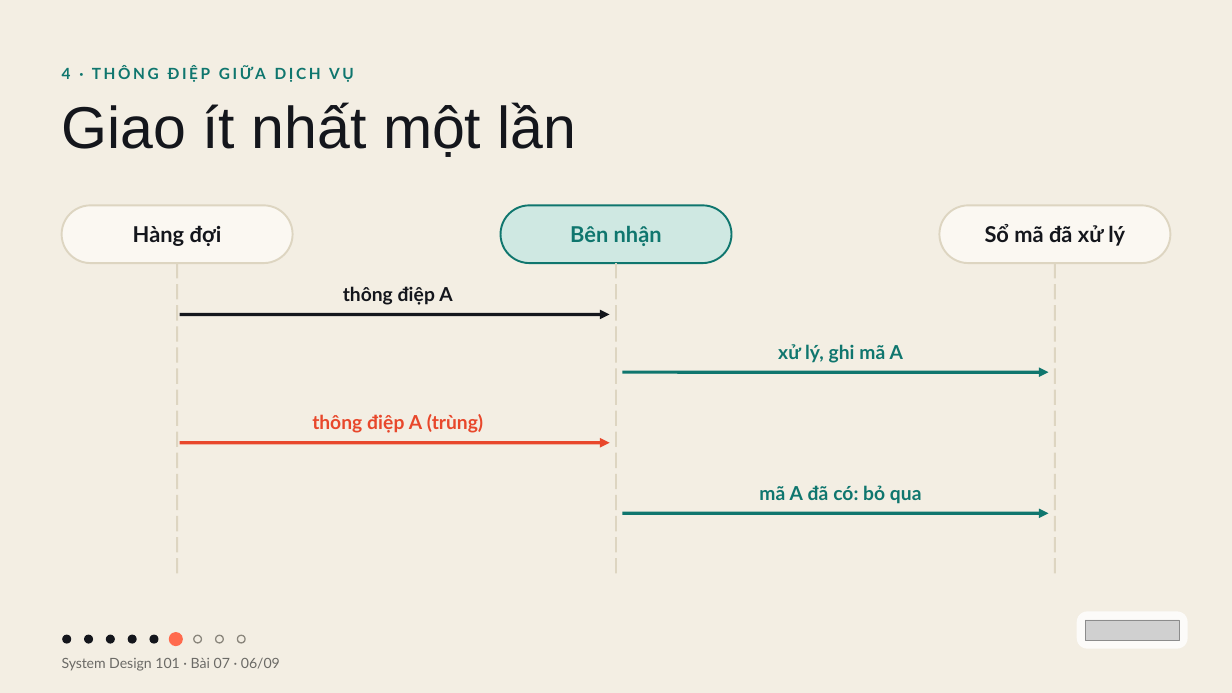
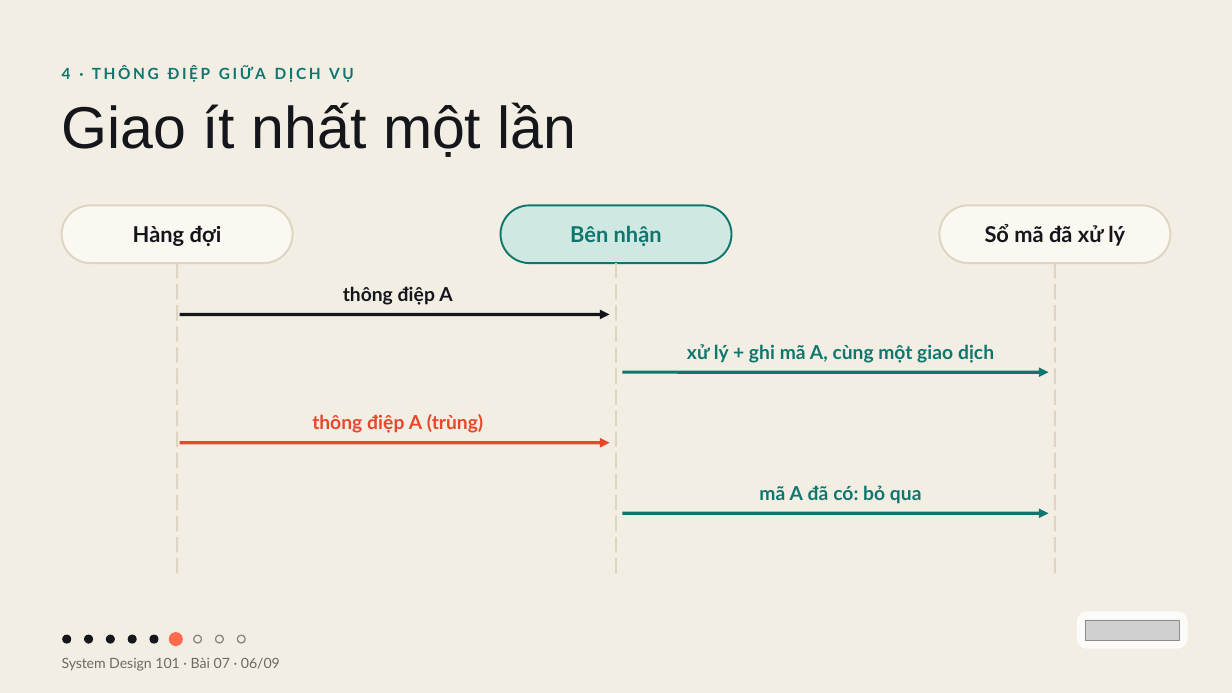
Before and after one commit to vohoailinh90/tool-marketing-studio, a slide deck: slide 6 of system-design-101/vi/lessons/sd-11-007/slides/sd-11-007.pptx. Drawn at 1232x693 pixels with LibreOffice and Linux fonts; fonts in the diff are those of the drawing; grey boxes stand for pictures. Boxes give left, top, right and bottom in pixels: in the first picture for what was removed or moved away, otherwise in the second. Text is boxed around its words. In the diff, an @@ line names an element or a change of style, - is before the commit and + after.

```diff
--- a/system-design-101/vi/lessons/sd-11-007/slides/sd-11-007.pptx
+++ b/system-design-101/vi/lessons/sd-11-007/slides/sd-11-007.pptx
@@ text at (687, 344, 994, 363): text changed @@
-xử lý, ghi mã A
+xử lý + ghi mã A, cùng một giao dịch
```
Also in this commit, not shown: 1 other slide changed, 2 other files.
